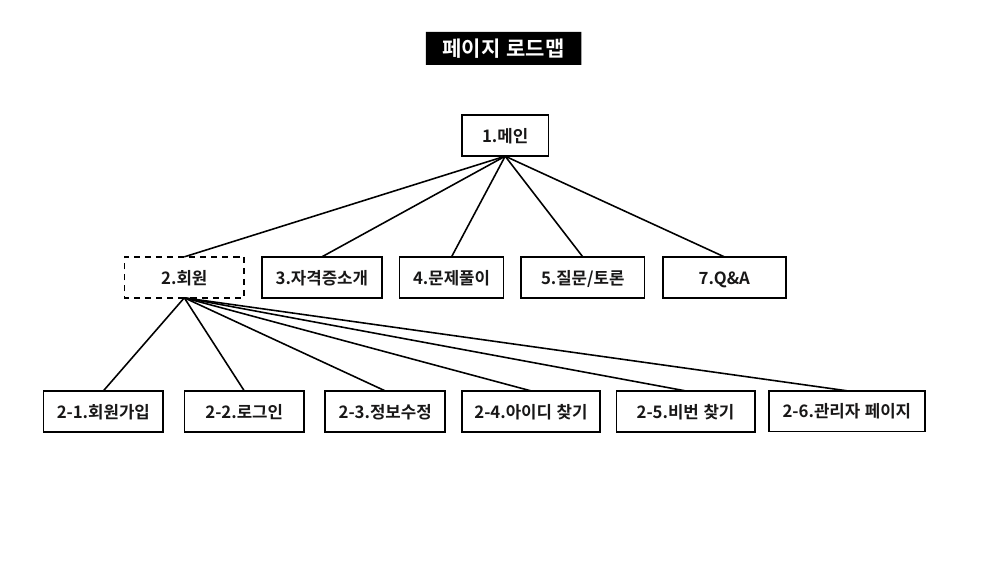
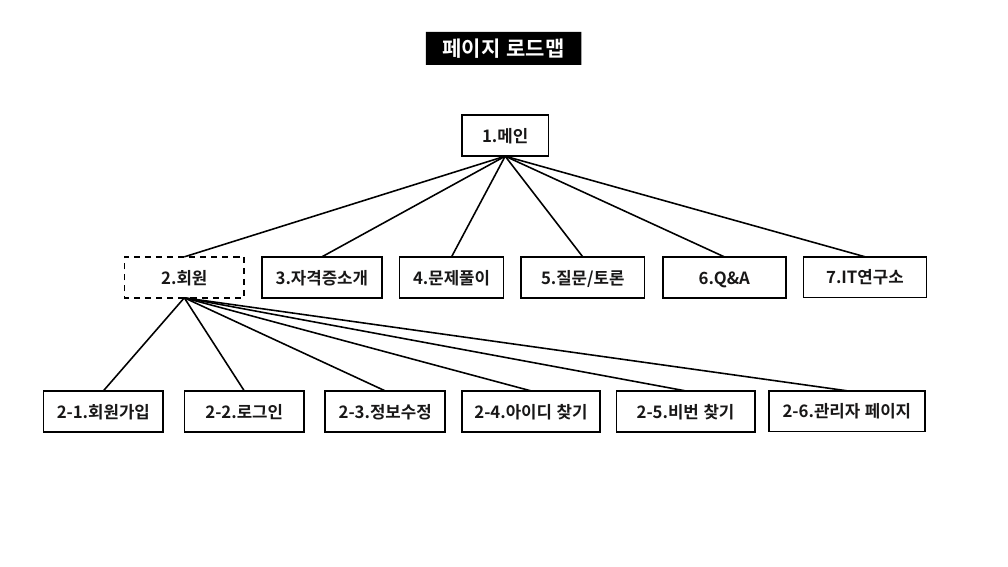
Before and after one commit to skwls2087/itea, a slide deck: slide 3 of 추가자료/스토리보드/스토리보드.pptx. Drawn at 1008x567 pixels with LibreOffice and Linux fonts; fonts in the diff are those of the drawing. Boxes give left, top, right and bottom in pixels: in the first picture for what was removed or moved away, otherwise in the second. Text is boxed around its words. In the diff, an @@ line names an element or a change of style, - is before the commit and + after.

```diff
--- a/추가자료/스토리보드/스토리보드.pptx
+++ b/추가자료/스토리보드/스토리보드.pptx
@@ line added from (505, 157) to (865, 257), #000000 1.5 pt @@
@@ rectangle added at (804,257,927,298), outline #000000 1.5 pt, 16 pt, text #181717, bold @@
+7.IT연구소
@@ text in rectangle at (699,271,750,288): text changed @@
-7.Q&A
+6.Q&A
```
Also in this commit, not shown: 5 other slides changed.
